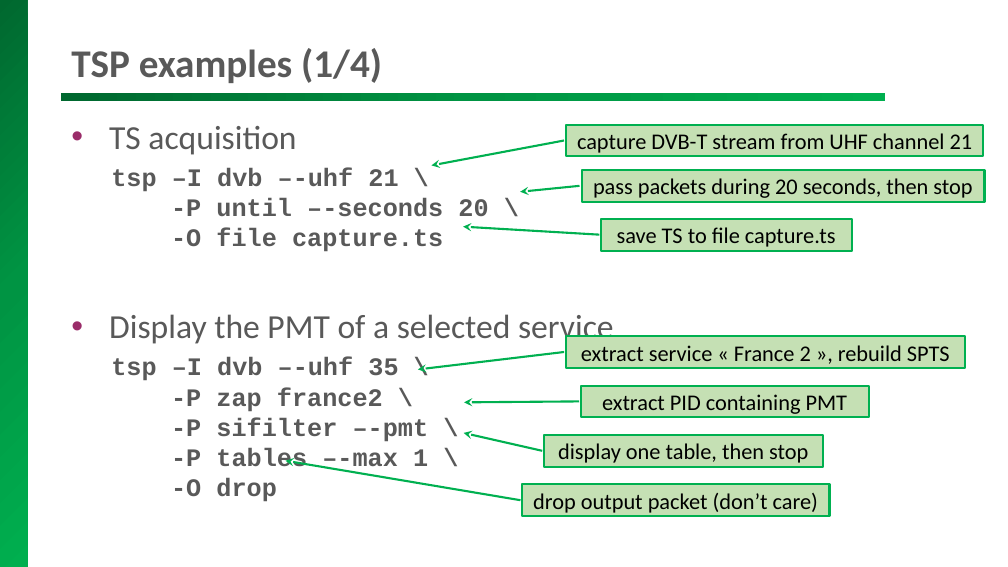
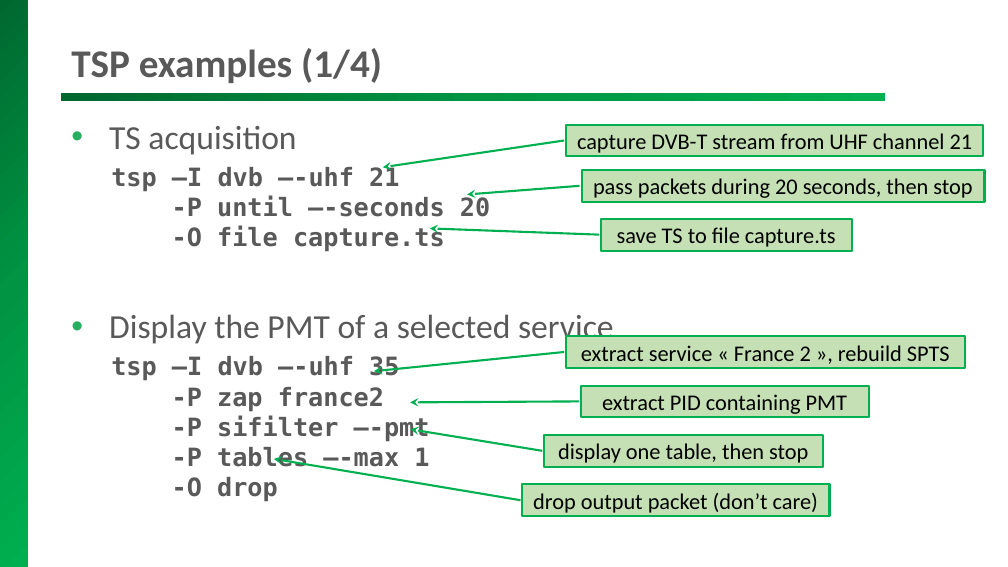
Before and after one commit to tsduck/tsduck, a slide deck: slide 17 of doc/tsduck-presentation.pptx. Drawn at 1008x567 pixels with LibreOffice and Linux fonts; fonts in the diff are those of the drawing; background and template pictures are left out. Boxes give left, top, right and bottom in pixels: in the first picture for what was removed or moved away, otherwise in the second. Text is boxed around its words. In the diff, an @@ line names an element or a change of style, - is before the commit and + after.

```diff
--- a/doc/tsduck-presentation.pptx
+++ b/doc/tsduck-presentation.pptx
@@ text at (x1=109, y1=126, x2=614, y2=347): bullet colour #9A2C69 to #27AE60 @@
@@ text at (x1=111, y1=165, x2=490, y2=252): text changed; font Courier New to DejaVu Sans Mono @@
-  tsp –I dvb –-uhf 21 \
-  -P until –-seconds 20 \
-  -O file capture.ts
+  tsp –I dvb –-uhf 21
+  -P until –-seconds 20
+  -O file capture.ts
@@ text at (x1=111, y1=356, x2=430, y2=502): text changed; font Courier New to DejaVu Sans Mono @@
-  tsp –I dvb –-uhf 35 \
-  -P zap france2 \
-  -P sifilter –-pmt \
-  -P tables –-max 1 \
-  -O drop
+  tsp –I dvb –-uhf 35
+  -P zap france2
+  -P sifilter –-pmt
+  -P tables –-max 1
+  -O drop
```
Also in this commit, not shown: 14 other slides changed, 13 slides added, 1 other file.
